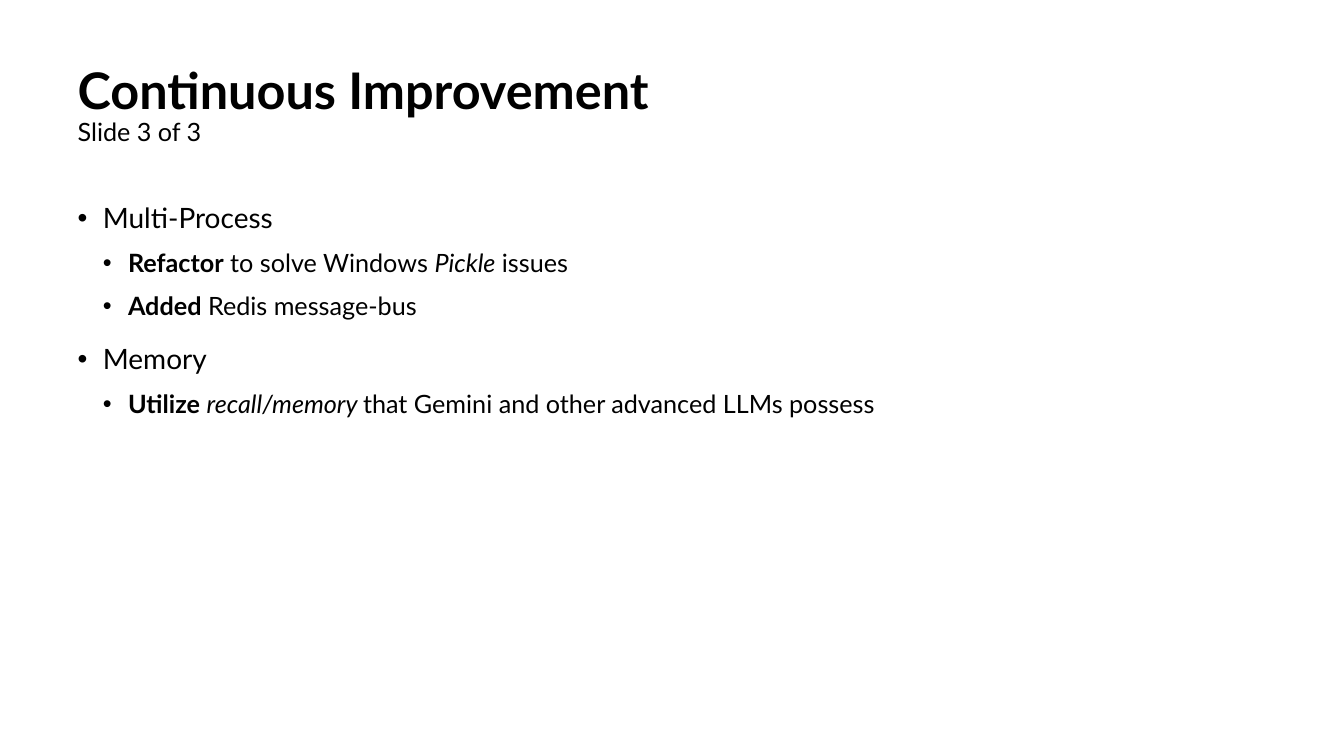
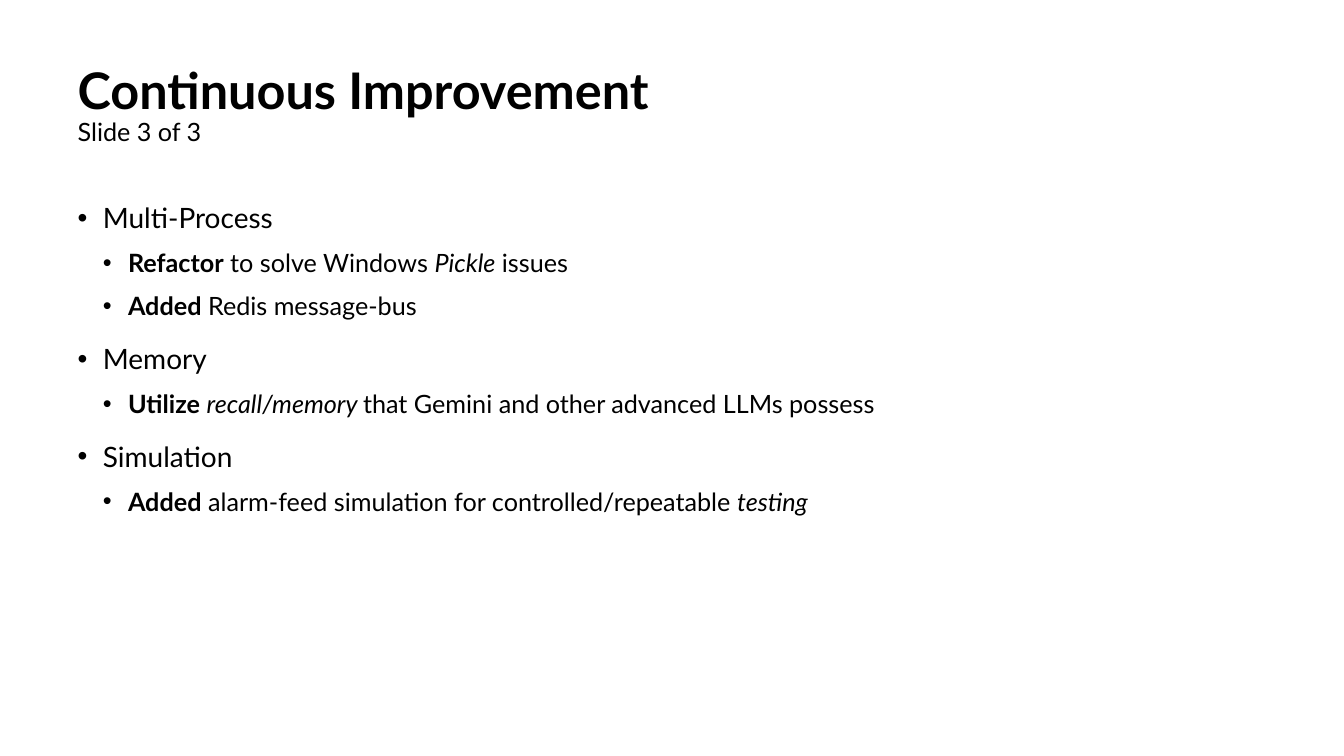
Before and after one commit to ml-rpirbhai/ai_network_rca_agent, a slide deck: slide 14 of Presentation.pptx. Drawn at 1344x756 pixels with LibreOffice and Linux fonts; fonts in the diff are those of the drawing. Boxes give left, top, right and bottom in pixels: in the first picture for what was removed or moved away, otherwise in the second. Text is boxed around its words. In the diff, an @@ line names an element or a change of style, - is before the commit and + after.

Commit message:
Added: 1. Memory 2. Alarms Simulation

```diff
--- a/Presentation.pptx
+++ b/Presentation.pptx
@@ text at bbox=[103, 446, 808, 515]: paragraphs added @@
+• Simulation
+  • Added alarm-feed simulation for controlled/repeatable testing
```
